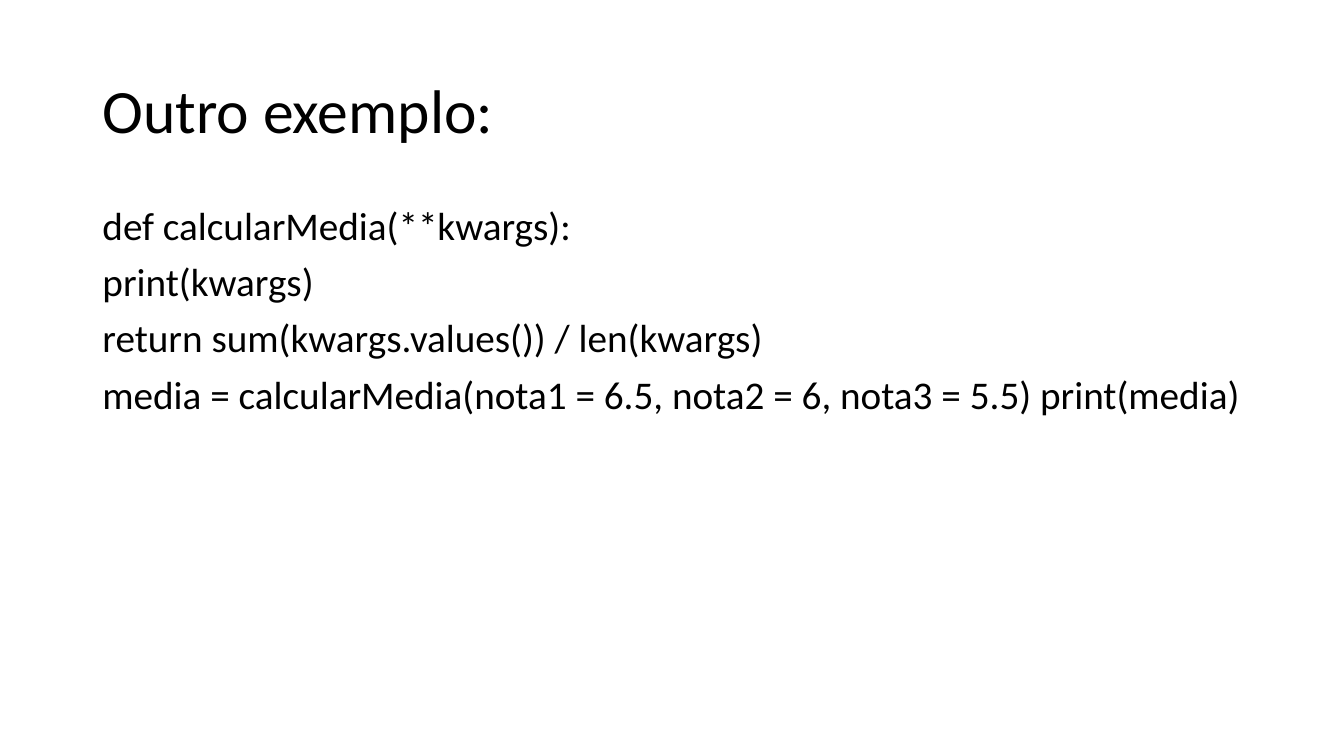
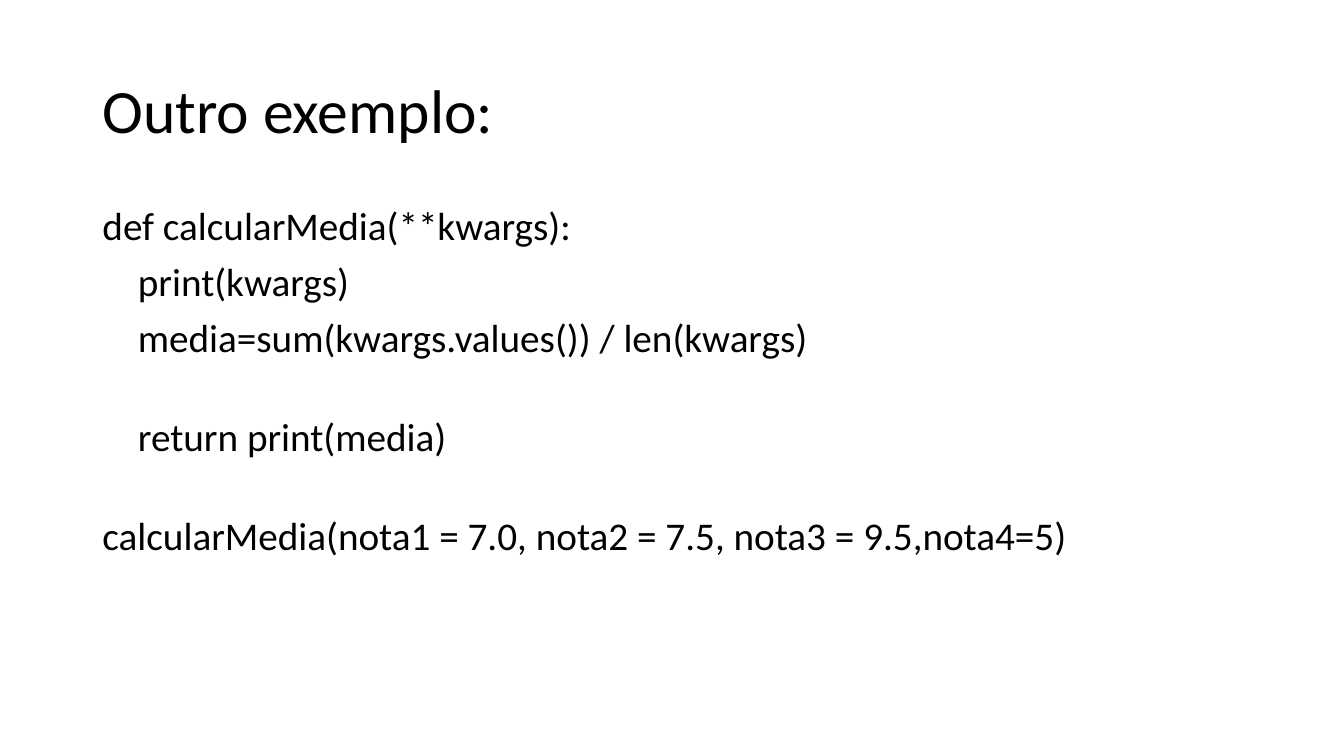
Before and after one commit to dourivaljunior/Curso-de-Python, a slide deck: slide 18 of CURSO DEV FULL STACK AULA 06.pptx. Drawn at 1344x756 pixels with LibreOffice and Linux fonts; fonts in the diff are those of the drawing. Boxes give left, top, right and bottom in pixels: in the first picture for what was removed or moved away, otherwise in the second. Text is boxed around its words. In the diff, an @@ line names an element or a change of style, - is before the commit and + after.

```diff
--- a/CURSO DEV FULL STACK AULA 06.pptx
+++ b/CURSO DEV FULL STACK AULA 06.pptx
@@ text at (102,323,1066,555): text changed @@
-return sum(kwargs.values()) / len(kwargs)
-media = calcularMedia(nota1 = 6.5, nota2 = 6, nota3 = 5.5) print(media)
+media=sum(kwargs.values()) / len(kwargs)
+return print(media)
+calcularMedia(nota1 = 7.0, nota2 = 7.5, nota3 = 9.5,nota4=5)
```
Also in this commit, not shown: 2 other slides changed, 26 slides added, 1 slide removed, 1 other file.
